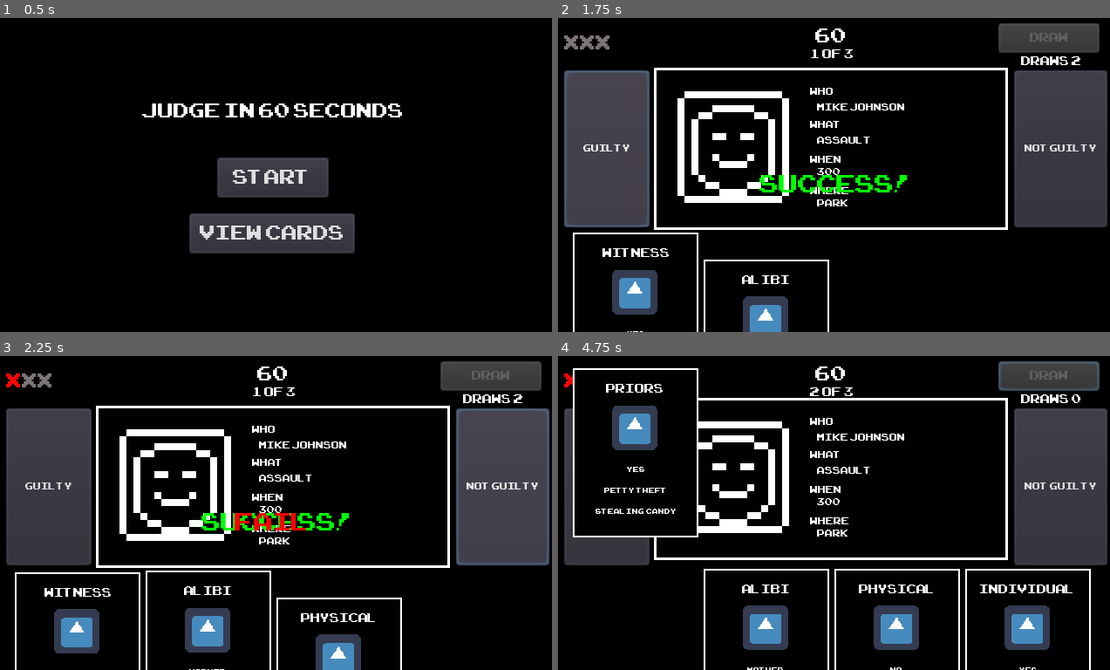
Above: before the commit, frames 1-4 (two rows, left to right).
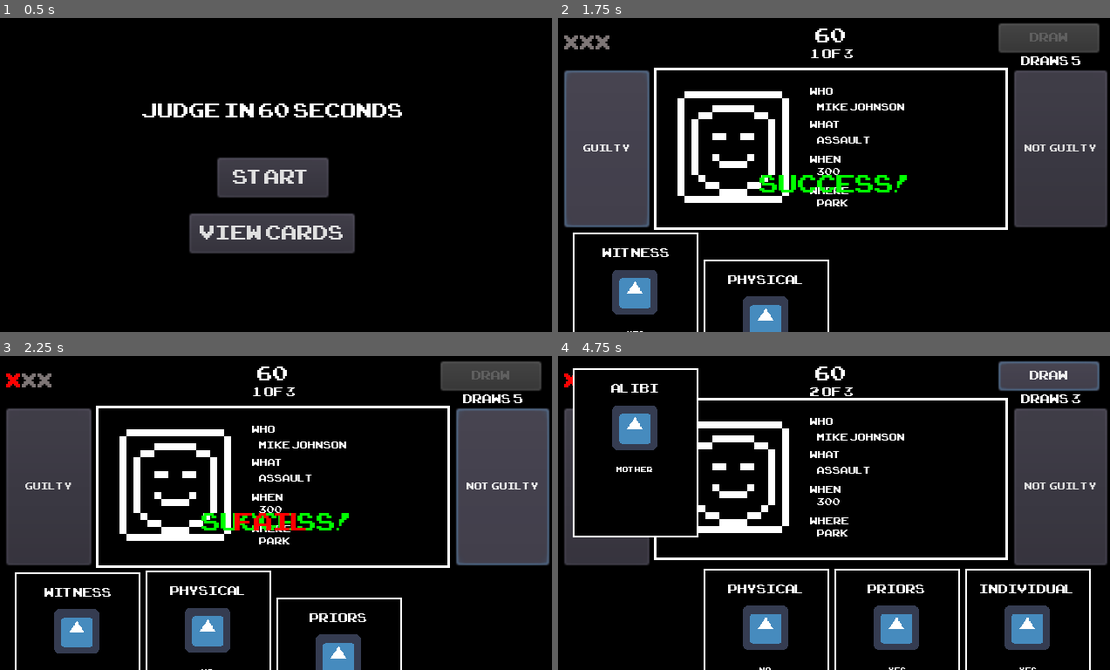
Above: after the commit, the same moments.

Repository: rashaangriffith/judge-in-60-seconds
Game: Godot game, scene res://main_menu/main_menu.tscn
Two runs of this game, one before a commit and one after it. Both use one fixed random seed, a clock stepped at 60 frames per second and the inputs below. The engine's default icon, where the game draws it, is replaced by a stand-in: a white triangle on a blue panel in a dark square.
Inputs (mouse positions are in pixels of both pictures, inside the frame that each line leads up to):
- Up to frame 1 (0.5 s): no input
- Up to frame 2 (1.75 s): click "START" at 0.5 s; click "GUILTY" at 1.25 s
- Up to frame 3 (2.25 s): click "NOT GUILTY" at 2 s
- Up to frame 4 (4.75 s): click (635, 657) at 2.77 s; click "DRAW" at 3.5 s; click "DRAW" at 4.25 s

Frame 1 is identical in both runs. In frame 2, 0.2% of the frame differs, in the area x 30-95%, y 12-85%; in frame 3, 0.5%; in frame 4, 1.1%, in the area x 6-95%, y 4-100%.

Commit message:
populate view cards

Diff:
--- a/evidence_card/evidence_card.gd
+++ b/evidence_card/evidence_card.gd
@@ -12,18 +12,29 @@
 export var card_number = 0;
 var isActive = false
 var isTweening = false
+var isPopulated = false
 
-func populate(player_card, case_deck):
+func populate(player_card, case_deck = null):
 #	print("populate: " + str(player_card.type))
 	var card_title = GameManager.get_card_title(player_card.type)
 #	print("card title: " + str(card_title))
 	title.text = card_title
 
-	for case_card in case_deck:
-		if case_card.type == player_card.type:
-			detail1.text = case_card.detail1
-			detail2.text = case_card.detail2
-			detail3.text = case_card.detail3
+	if case_deck:
+		for case_card in case_deck:
+			if case_card.type == player_card.type:
+				detail1.text = case_card.detail1
+				detail2.text = case_card.detail2
+				detail3.text = case_card.detail3
+
+	isPopulated = true
+
+func unpopulate():
+	title.text = ""
+	detail1.text = ""
+	detail2.text = ""
+	detail3.text = ""
+	isPopulated = false
 
 func activate():
 	if isActive:
--- a/game_manager.gd
+++ b/game_manager.gd
@@ -51,6 +51,78 @@
 				"id": 6,
 				"type": CARD_TYPE.FORENSICS
 			},
+			{
+				"id": 7,
+				"type": CARD_TYPE.ALIBI
+			},
+			{
+				"id": 8,
+				"type": CARD_TYPE.PRIORS
+			},
+			{
+				"id": 9,
+				"type": CARD_TYPE.WITNESS
+			},
+			{
+				"id": 10,
+				"type": CARD_TYPE.PHYSICAL_EVIDENCE
+			},
+			{
+				"id": 11,
+				"type": CARD_TYPE.INDIVIDUAL_EVIDENCE
+			},
+			{
+				"id": 12,
+				"type": CARD_TYPE.FORENSICS
+			},
+			{
+				"id": 13,
+				"type": CARD_TYPE.ALIBI
+			},
+			{
+				"id": 14,
+				"type": CARD_TYPE.PRIORS
+			},
+			{
+				"id": 15,
+				"type": CARD_TYPE.WITNESS
+			},
+			{
+				"id": 16,
+				"type": CARD_TYPE.PHYSICAL_EVIDENCE
+			},
+			{
+				"id": 17,
+				"type": CARD_TYPE.INDIVIDUAL_EVIDENCE
+			},
+			{
+				"id": 18,
+				"type": CARD_TYPE.FORENSICS
+			},
+			{
+				"id": 19,
+				"type": CARD_TYPE.ALIBI
+			},
+			{
+				"id": 20,
+				"type": CARD_TYPE.PRIORS
+			},
+			{
+				"id": 21,
+				"type": CARD_TYPE.WITNESS
+			},
+			{
+				"id": 22,
+				"type": CARD_TYPE.PHYSICAL_EVIDENCE
+			},
+			{
+				"id": 23,
+				"type": CARD_TYPE.INDIVIDUAL_EVIDENCE
+			},
+			{
+				"id": 24,
+				"type": CARD_TYPE.FORENSICS
+			},
 		]
 
 func load_player():
--- a/view_cards/view_cards.gd
+++ b/view_cards/view_cards.gd
@@ -2,18 +2,51 @@
 
 onready var back_button = $BackButton
 onready var next_button = $NextButton
+onready var card1 = $Page/EvidenceCard1
+onready var card2 = $Page/EvidenceCard2
+onready var card3 = $Page/EvidenceCard3
+onready var card4 = $Page/EvidenceCard4
+onready var card5 = $Page/EvidenceCard5
+onready var card6 = $Page/EvidenceCard6
+onready var card7 = $Page/EvidenceCard7
+onready var card8 = $Page/EvidenceCard8
+onready var card9 = $Page/EvidenceCard9
+onready var card10 = $Page/EvidenceCard10
 
 const CARDS_PER_PAGE = 10
 
 var deck
 var current_page = 1
+var cards
 
 func _ready():
+	cards = [card1,card2,card3,card4,card5,card6,card7,card8,card9,card10]
 	deck = GameManager.load_deck()
+	load_page()
+
+func load_page():
+	load_cards()
 	update_buttons()
 
-#func load_cards():
-#	for n in range():
+func load_cards():
+	reset_cards()
+
+	var range_start = (current_page - 1) * cards.size()
+	var range_end = range_start + CARDS_PER_PAGE
+	if range_end > deck.size() - 1:
+		range_end = deck.size() - 1
+	print("start: " + str(range_start) + " | end: " + str(range_end))
+	for n in range(range_start, range_end):
+		for card in cards:
+			if not card.isPopulated:
+				card.populate(deck[n])
+				card.visible = true
+				break
+
+func reset_cards():
+	for card in cards:
+		card.unpopulate()
+		card.visible = false
 
 func update_buttons():
 	if current_page > 1:
@@ -21,7 +54,7 @@
 	else:
 		back_button.disabled = true
 
-	if deck.size() <= current_page * CARDS_PER_PAGE:
+	if deck.size() < current_page * CARDS_PER_PAGE:
 		next_button.disabled = true
 	else:
 		next_button.disabled = false
@@ -29,3 +62,12 @@
 
 func _on_CloseButton_pressed():
 	visible = false
+
+
+func _on_BackButton_pressed():
+	current_page += 1
+	load_page()
+
+func _on_NextButton_pressed():
+	current_page -= 1
+	load_page()
--- a/view_cards/view_cards.tscn
+++ b/view_cards/view_cards.tscn
@@ -41,35 +41,35 @@
 scale = Vector2( 0.75, 0.75 )
 
 [node name="EvidenceCard2" parent="Page" instance=ExtResource( 2 )]
+position = Vector2( 78, 26 )
+scale = Vector2( 0.75, 0.75 )
+
+[node name="EvidenceCard3" parent="Page" instance=ExtResource( 2 )]
+position = Vector2( 134, 26 )
+scale = Vector2( 0.75, 0.75 )
+
+[node name="EvidenceCard4" parent="Page" instance=ExtResource( 2 )]
+position = Vector2( 190, 26 )
+scale = Vector2( 0.75, 0.75 )
+
+[node name="EvidenceCard5" parent="Page" instance=ExtResource( 2 )]
+position = Vector2( 246, 26 )
+scale = Vector2( 0.75, 0.75 )
+
+[node name="EvidenceCard6" parent="Page" instance=ExtResource( 2 )]
 position = Vector2( 22, 102 )
 scale = Vector2( 0.75, 0.75 )
 
-[node name="EvidenceCard3" parent="Page" instance=ExtResource( 2 )]
-position = Vector2( 78, 26 )
-scale = Vector2( 0.75, 0.75 )
-
-[node name="EvidenceCard4" parent="Page" instance=ExtResource( 2 )]
+[node name="EvidenceCard7" parent="Page" instance=ExtResource( 2 )]
 position = Vector2( 78, 102 )
 scale = Vector2( 0.75, 0.75 )
 
-[node name="EvidenceCard5" parent="Page" instance=ExtResource( 2 )]
-position = Vector2( 134, 26 )
-scale = Vector2( 0.75, 0.75 )
-
-[node name="EvidenceCard6" parent="Page" instance=ExtResource( 2 )]
+[node name="EvidenceCard8" parent="Page" instance=ExtResource( 2 )]
 position = Vector2( 134, 102 )
 scale = Vector2( 0.75, 0.75 )
 
-[node name="EvidenceCard7" parent="Page" instance=ExtResource( 2 )]
-position = Vector2( 190, 26 )
-scale = Vector2( 0.75, 0.75 )
-
-[node name="EvidenceCard8" parent="Page" instance=ExtResource( 2 )]
+[node name="EvidenceCard9" parent="Page" instance=ExtResource( 2 )]
 position = Vector2( 190, 102 )
-scale = Vector2( 0.75, 0.75 )
-
-[node name="EvidenceCard9" parent="Page" instance=ExtResource( 2 )]
-position = Vector2( 246, 26 )
 scale = Vector2( 0.75, 0.75 )
 
 [node name="EvidenceCard10" parent="Page" instance=ExtResource( 2 )]
@@ -109,4 +109,6 @@
 "_edit_use_anchors_": false
 }
 
+[connection signal="pressed" from="BackButton" to="." method="_on_BackButton_pressed"]
+[connection signal="pressed" from="NextButton" to="." method="_on_NextButton_pressed"]
 [connection signal="pressed" from="CloseButton" to="." method="_on_CloseButton_pressed"]
